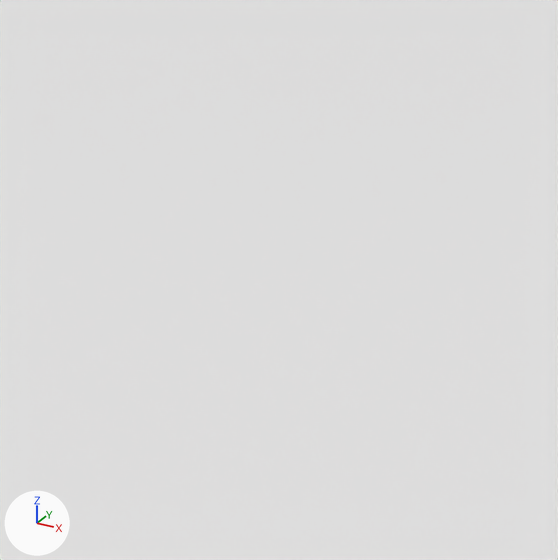
The OBJ model demos/models/box_city.obj as it was, and as the next commit left it.
Before and after are seen from a 50 mm camera at (-59.71, 96.89, 16.67) aimed at (-61.12, 99.46, 15.38). Every picture has the same lights, and +X, +Y and +Z are marked at lower left. Mesh edges are drawn as thin lines. Where no turn or scale is listed for an object, it has been applied to the vertices.

The older version as bpy lines, for what is in view:
```python
me_plane = bpy.data.meshes.new('Plane')
me_plane.from_pydata([(-660.0, -7075.0, 0.0), (7075.0, -660.0, 0.0), (-7075.0, 660.0, 0.0), (660.0, 7075.0, 0.0)], [], [(1, 2, 0), (1, 3, 2)])
me_plane.materials.append(mat_ground)  # white #e7e7e7
ob_plane = bpy.data.objects.new('Plane', me_plane)
ob_plane.location = (0.0, 0.0, 0.0)
```
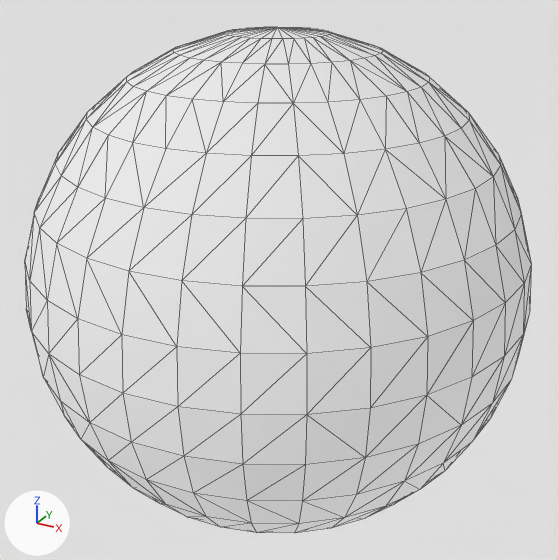
What changed in the scene script:
```text
Add mat_sun:
    mat_sun = principled_material('Sun')
    mat_sun.base_color = (0.8, 0.8, 0.8)  # white #e7e7e7
    mat_sun.roughness = 1.0
Add me_sphere_003_sphere:
    me_sphere_003_sphere.from_pydata(...)  # a UV sphere (32 segments, 16 rings, poles along z) spanning x -62.13..-60.13, y 98.46..100.46, z 14.38..16.38
    me_sphere_003_sphere.materials.append(mat_sun)  # white #e7e7e7
Add ob_sphere_003_sphere:
    ob_sphere_003_sphere = bpy.data.objects.new('Sphere.003_Sphere', me_sphere_003_sphere)
    ob_sphere_003_sphere.location = (0.0, 0.0, 0.0)
```

Location of each change, (x1, y1, x2, y2) in pixels of the pictures (558 x 560 px):
'Sphere.003_Sphere', added: after (25, 27, 531, 533)
'Plane', unchanged, covered by the edit: (0, 0, 558, 560) in both
